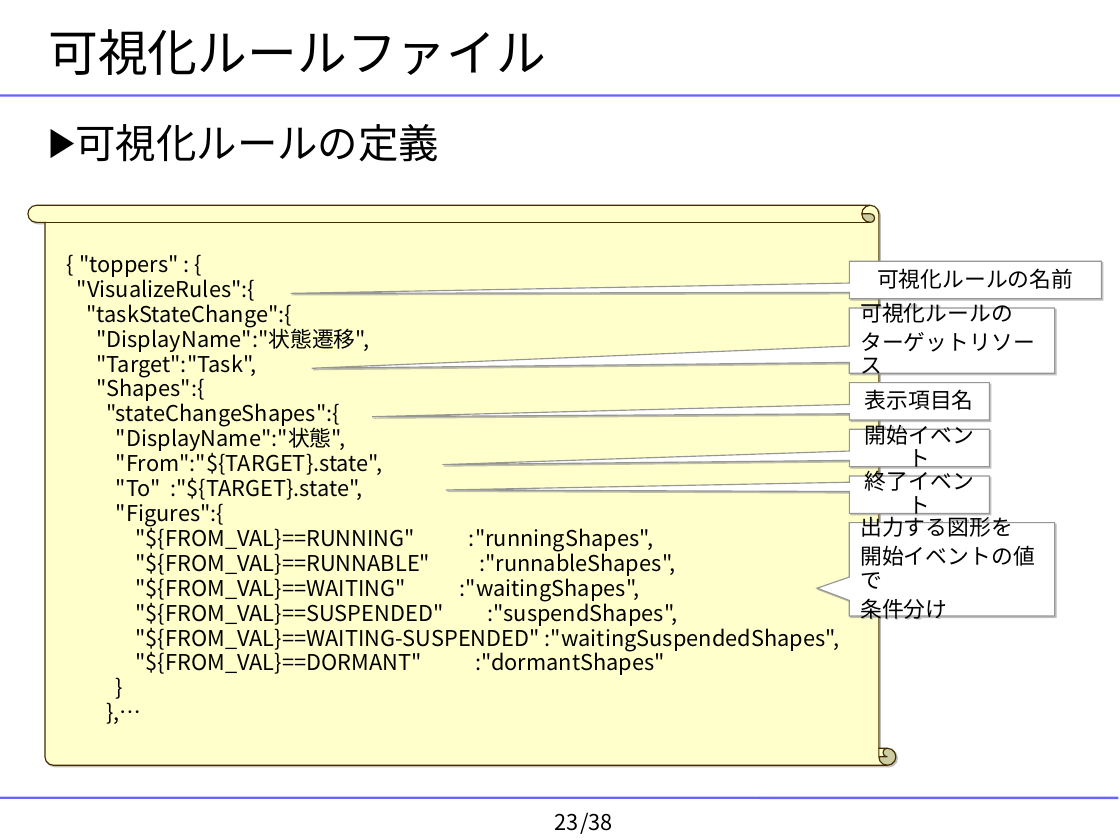
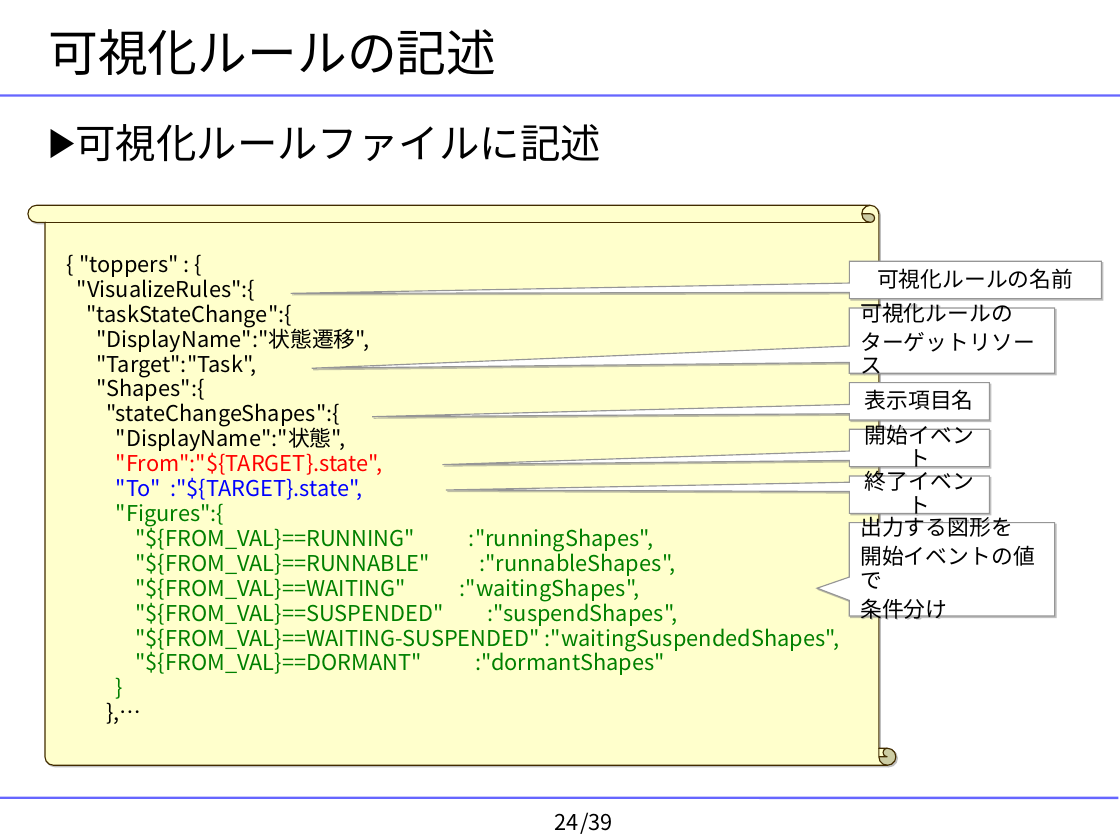
Before and after one commit to YixiaoLi/tlv4mc, a slide deck: slide 24 of doc/masterThesis/2008/goto/goto-thesis-slide.ppt (slide 23 before the commit). Drawn at 1120x840 pixels with LibreOffice and Linux fonts; fonts in the diff are those of the drawing; background and template pictures are left out. Boxes give left, top, right and bottom in pixels: in the first picture for what was removed or moved away, otherwise in the second. Text is boxed around its words. In the diff, an @@ line names an element or a change of style, - is before the commit and + after.

```diff
--- a/doc/masterThesis/2008/goto/goto-thesis-slide.ppt
+++ b/doc/masterThesis/2008/goto/goto-thesis-slide.ppt
@@ title at bbox=[48, 29, 496, 75]: text changed @@
-可視化ルールファイル
+可視化ルールの記述
@@ text at bbox=[75, 124, 601, 162]: text changed @@
-▶ 可視化ルールの定義
+▶ 可視化ルールファイルに記述
@@ text in vertical scroll at bbox=[116, 449, 840, 675]: text colour #000000 to #FF0000 in ""From":"${TARGET}.state","; text colour #000000 to #0000FF in ""To" :"${TARGET}.state","; text colour #000000 to #008000 in ""Figures":{", ""${FROM_VAL}==RUNNING" :"runningShapes",", ""${FROM_VAL}==RUNNABLE" :"runnableShapes",", ""${FROM_VAL}==WAITING" :"waitingShapes"," and 4 more places @@
@@ page number at bbox=[554, 813, 578, 830]: text changed @@
-23
+24
@@ text at bbox=[580, 812, 613, 834]: text changed @@
-/38
+/39
```
Also in this commit, not shown: 32 other slides changed, 5 slides added, 3 slides removed, 3 other files.
